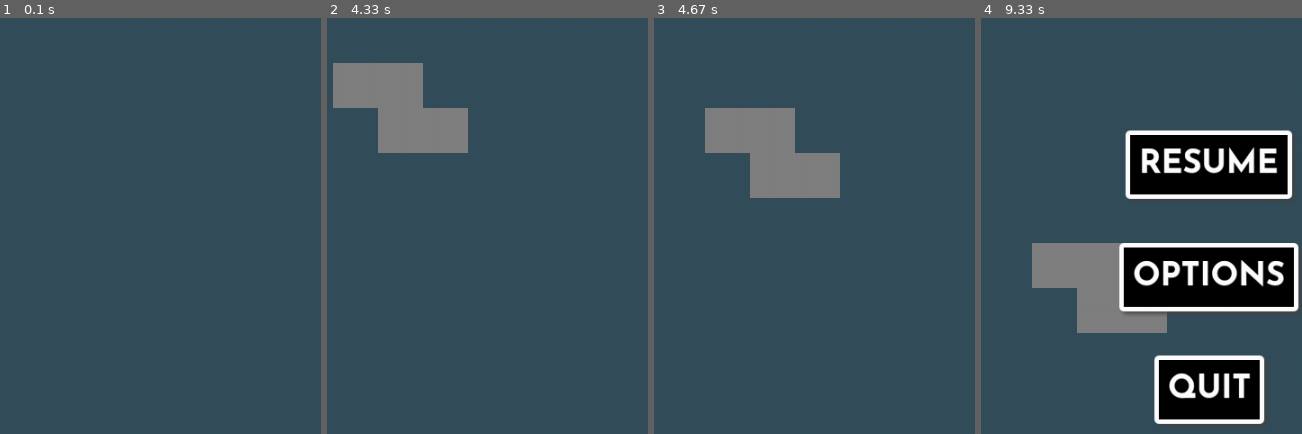
Above: before the commit, frames 1-4 (left to right).
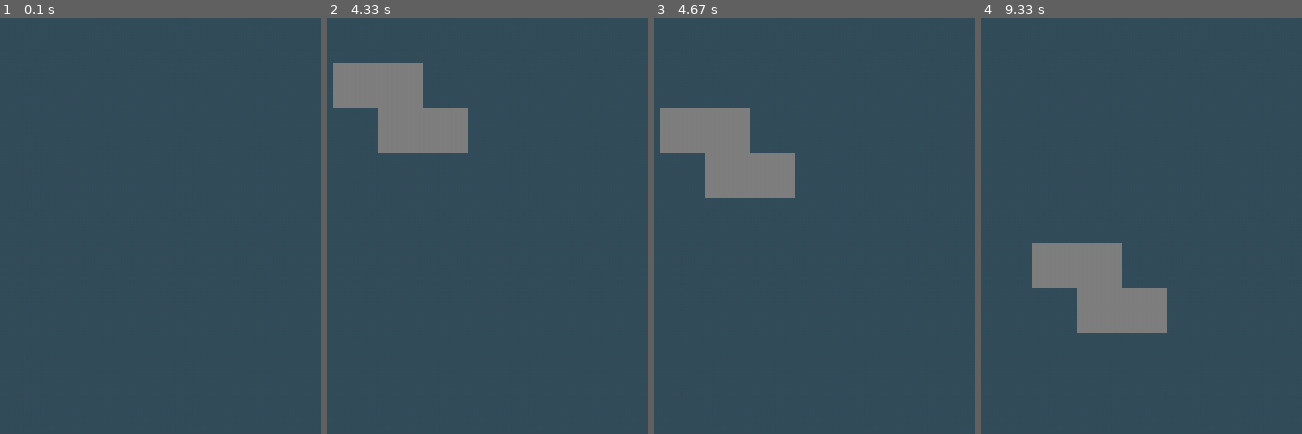
Above: after the commit, the same moments.

Repository: coolryan/TetrisGameWithPygame
Game: pygame game, started from src/main.py
Two runs of this game, one before a commit and one after it. Both use one fixed random seed, a clock stepped at 60 frames per second and the inputs below.
Inputs:
- Up to frame 1 (0.1 s): no input
- Up to frame 2 (4.33 s): hold Left 1.33-1.87 s; hold Right 2.9-3.53 s
- Up to frame 3 (4.67 s): no input
- Up to frame 4 (9.33 s): tap Space at 5.63 s; tap Esc at 8.3 s

Frames 1-2 are identical in both runs. In frame 3, 6.1% of the frame differs, in the area x 1-58%, y 21-44%; in frame 4, 24%, in the area x 42-100%, y 26-98%.

Commit message:
File /Users/ryansetaruddin/Documents/Development/TetrisGameWithPygame/src/Models/Tetris.py, line 89, in downMove

Diff:
--- a/src/main.py
+++ b/src/main.py
@@ -6,9 +6,8 @@
 """
 
 """
-    To do: Translate from coordinate system to grid index system. For drawing, will dynamically convert to x,y coordinates again.
-	To do: Translate from coordinate system to grid index system.
-	For drawing, will dynamically convert to x, y coordinates again.
+    To do: Translate from coordinate system to grid index system.
+    For drawing, will dynamically convert to x,y coordinates again.
 """
 
 # import libraries
@@ -21,14 +20,6 @@
 from Models.Tetris import *
 
 from Button.button import Button
-
-# introduction function
-def introduction():
-    # check buttons has been drawn
-    if start_button.draw(screen):
-        print('START')
-    if exit_button.draw(screen):
-        print('EXIT')
 
 def draw_text(text, font, text_col, x, y):
     img = font.render(text, True, text_col)
@@ -47,6 +38,15 @@
     font = pygame.font.SysFont("arial", 40)
     TEXT_COL = (255, 255, 255)
 
+    # screen window
+    screen = pygame.display.set_mode((size))
+
+    # title & caption
+    pygame.display.set_caption('Tetris')
+
+    # font variables
+    font = pygame.font.SysFont('arial', 40)
+
     # load images
     path = "src/Button/Images/"
     start_img = pygame.image.load(os.path.join(os.getcwd(), path, "start_btn.png"))
@@ -64,15 +64,6 @@
     quit_button = Button(336, 375, quit_img, 1)
     back_button = Button(332, 450, back_img, 1)
 
-    # screen window
-    screen = pygame.display.set_mode((size))
-
-    # title & caption
-    pygame.display.set_caption('Tetris')
-
-    # font variables
-    font = pygame.font.SysFont('arial', 40)
-
     # instance
     game = Tetris(grid_width, grid_height, square_size)
 
@@ -86,6 +77,7 @@
         # call draw
         game.draw(screen)
 
+        # call move
         game.move()
 
         # call deactive
@@ -95,11 +87,50 @@
         if game.getActiveFigure() is None:
             game.newFigure()
 
+        # check if game is paused
+        if game_paused == True:
+            # check menu state
+            if menu_state == "main":
+                # # check buttons has been drawn
+                # if start_button.draw(screen):
+                #      # call draw
+                #     game.draw(screen)
+
+                #     # call move
+                #     game.move()
+
+                # if exit_button.draw(screen):
+                #     # quit
+                #     pygame.quit()
+                #     sys.exit(0)
+                pass
+
+                # draw pause screen buttons
+                if resume_button.draw(screen):
+                    game_paused = False
+
+                if options_button.draw(screen):
+                    menu_state = "options"
+
+                # if quit_button.draw(screen):
+                #     running = False
+                #     # quit
+                #     pygame.quit()
+                #     sys.exit(0)
+
+            # check if the options menu is open
+            if menu_state == "options":
+                if back_button.draw(screen):
+                    menu_state = "main"
+
         # event handler
         for event in pygame.event.get():
-            if event.type == pygame.QUIT:
-                running = False
             if event.type == pygame.KEYDOWN:
+                if event.type == QUIT:
+                    # quit
+                    running = False
+                    pygame.quit()
+                    sys.exit(0)
                 if event.key == K_DOWN:
                     game.downMove()
                 if event.key == K_LEFT:
@@ -115,33 +146,21 @@
             if event.type == pygame.KEYUP:
                 if event.key == pygame.K_DOWN:
                     game.downMove()
-
-        # check if game is paused
-        if game_paused == True:
-            # check menu state
-            if menu_state == "main":
-              # draw pause screen buttons
-              if resume_button.draw(screen):
-                game_paused = False
-              if options_button.draw(screen):
-                menu_state = "options"
-              if quit_button.draw(screen):
-                run = False
-
-            # check if the options menu is open
-            if menu_state == "options":
-              if back_button.draw(screen):
-                menu_state = "main"
+                if event.key == K_LEFT:
+                    game.leftMove()
+                if event.key == K_RIGHT:
+                    game.rightMove()
+                if event.key == K_SPACE:
+                    #game.rotate()
+                    pass
+                if event.key == K_ESCAPE:
+                    game_paused = False
 
         # pygame update
         pygame.display.update()
 
         time.sleep(1.5)
 
-    # quit
-    pygame.quit()
-    sys.exit(0)
-
 # run the main program
 if __name__ == '__main__':
     main()
